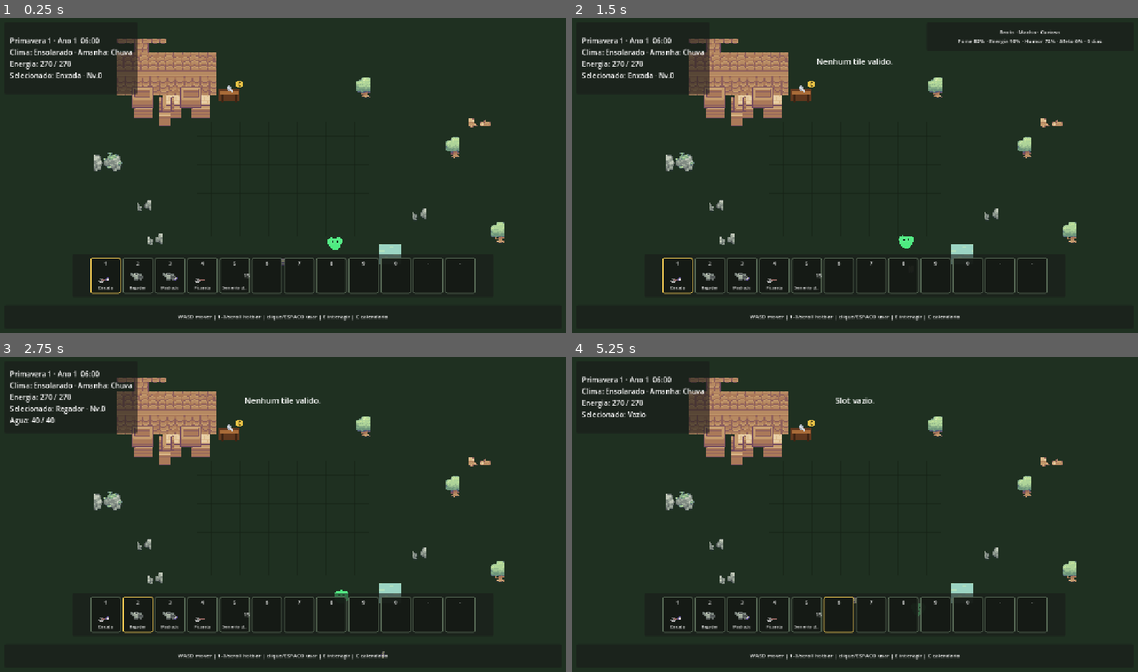
Above: before the commit, frames 1-4 (two rows, left to right).
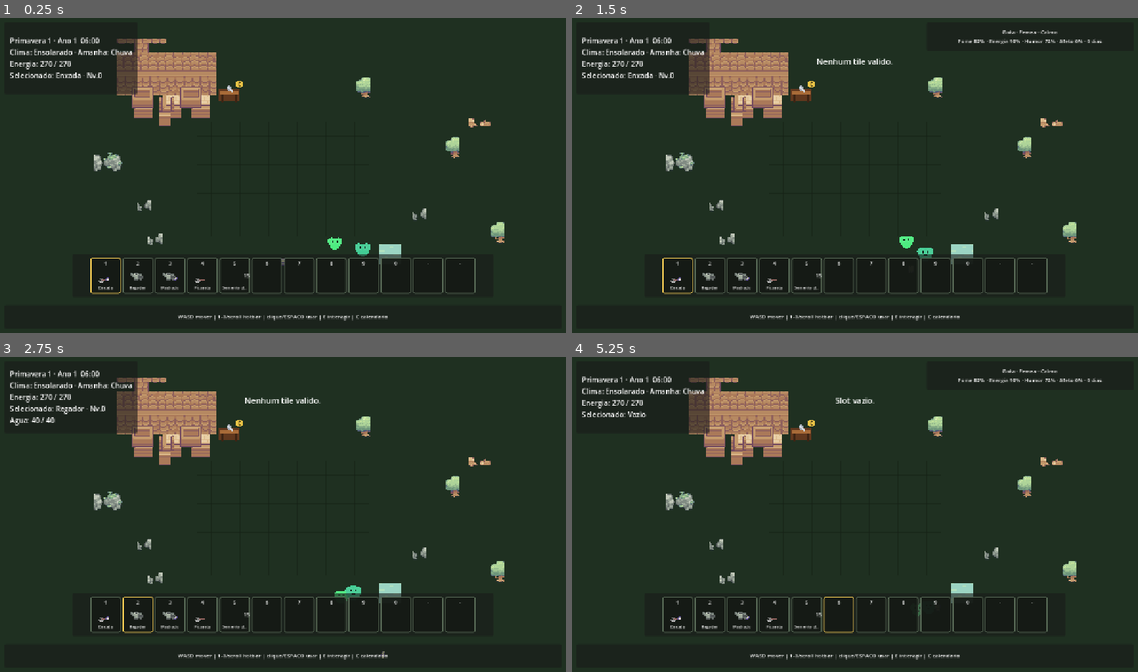
Above: after the commit, the same moments.

Repository: HelioConde/GameSlime
Game: Godot game, scene res://scenes/world/main.tscn
Two runs of this game, one before a commit and one after it. Both use one fixed random seed, a clock stepped at 60 frames per second and the inputs below.
Inputs (mouse positions are in pixels of both pictures, inside the frame that each line leads up to):
- Up to frame 1 (0.25 s): no input
- Up to frame 2 (1.5 s): tap Enter at 0.5 s; move the mouse to (979, 159) at 0.52 s; hold D 0.53-1.28 s; tap E at 0.6 s; click (979, 159) at 0.67 s; tap Space at 0.77 s; move the mouse to (741, 191) at 1.27 s; hold S from 1.28 s (still down); tap 1 at 1.35 s
- Up to frame 3 (2.75 s): tap Space at 1.52 s; move the mouse to (339, 445) at 2.02 s; release S at 2.03 s; hold D from 2.03 s (still down); tap 2 at 2.1 s
- Up to frame 4 (5.25 s): tap Space at 2.75, 3.02, 3.77, 4.52, 5 s; move the mouse to (826, 577) at 2.77 s; release D at 2.78 s; hold W 2.78-3.53 s; tap 3 at 2.85 s; click (826, 577) at 2.92 s; move the mouse to (1024, 561) at 3.52 s; hold A 3.53-5.03 s; tap 4 at 3.6 s; tap Enter at 4.25 s; move the mouse to (685, 467) at 4.27 s; tap 5 at 4.35 s; move the mouse to (883, 514) at 5.02 s; hold S from 5.03 s (still down); tap 6 at 5.1 s; click (883, 514) at 5.17 s

The runs differ from the first frame. In frame 1, 0.1% of the frame differs, in the area x 57-66%, y 69-76%; in frame 2, 0.1%; in frame 3, less than 0.1%; in frame 4, 0.2%, in the area x 49-94%, y 3-80%.

Commit message:
feat: add second slime with distinct genes

Diff:
--- a/scenes/world/main.tscn
+++ b/scenes/world/main.tscn
@@ -61,6 +61,25 @@
 
 [node name="GreenSlimeA" parent="." instance=ExtResource("14_slime")]
 position = Vector2(760, 520)
+display_name = "Broto"
+biological_sex = 0
+personality = 0
+gene_size = 0.96
+gene_metabolism = 1.08
+gene_vitality = 1.02
+gene_production = 0.98
+slime_color = Color(0.30, 0.92, 0.50, 1)
+
+[node name="GreenSlimeB" parent="." instance=ExtResource("14_slime")]
+position = Vector2(825, 520)
+display_name = "Gota"
+biological_sex = 1
+personality = 1
+gene_size = 1.08
+gene_metabolism = 0.92
+gene_vitality = 1.10
+gene_production = 1.24
+slime_color = Color(0.26, 0.80, 0.58, 1)
 
 [node name="Player" parent="." instance=ExtResource("2_player")]
 position = Vector2(640, 560)
